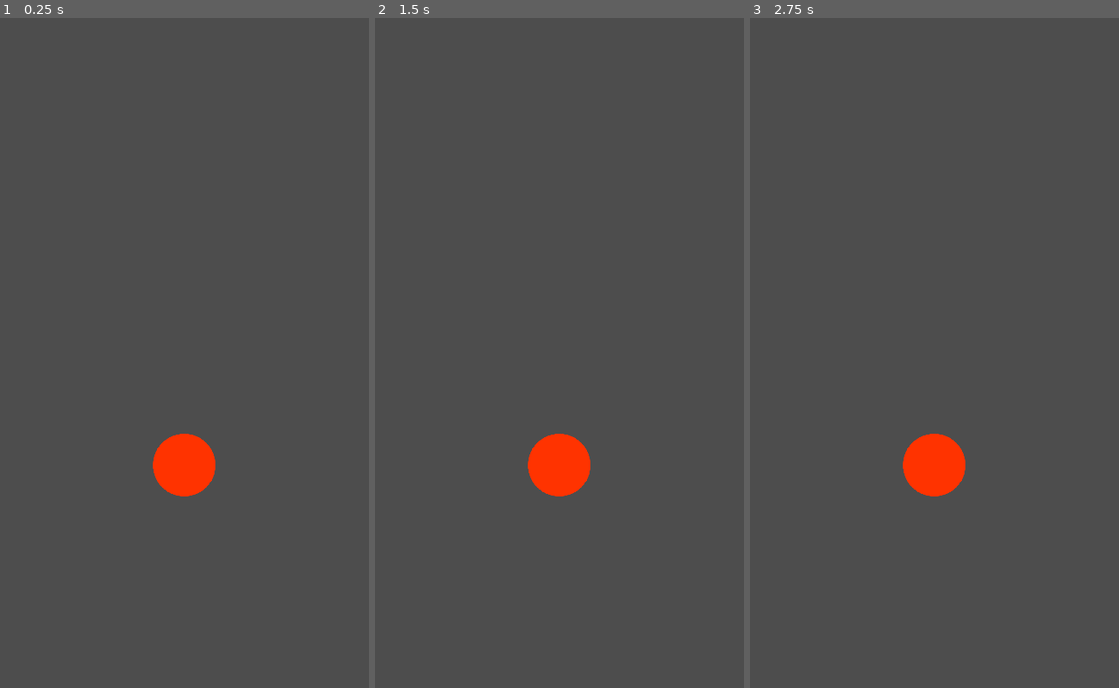
Above: before the commit, frames 1-3 (left to right).
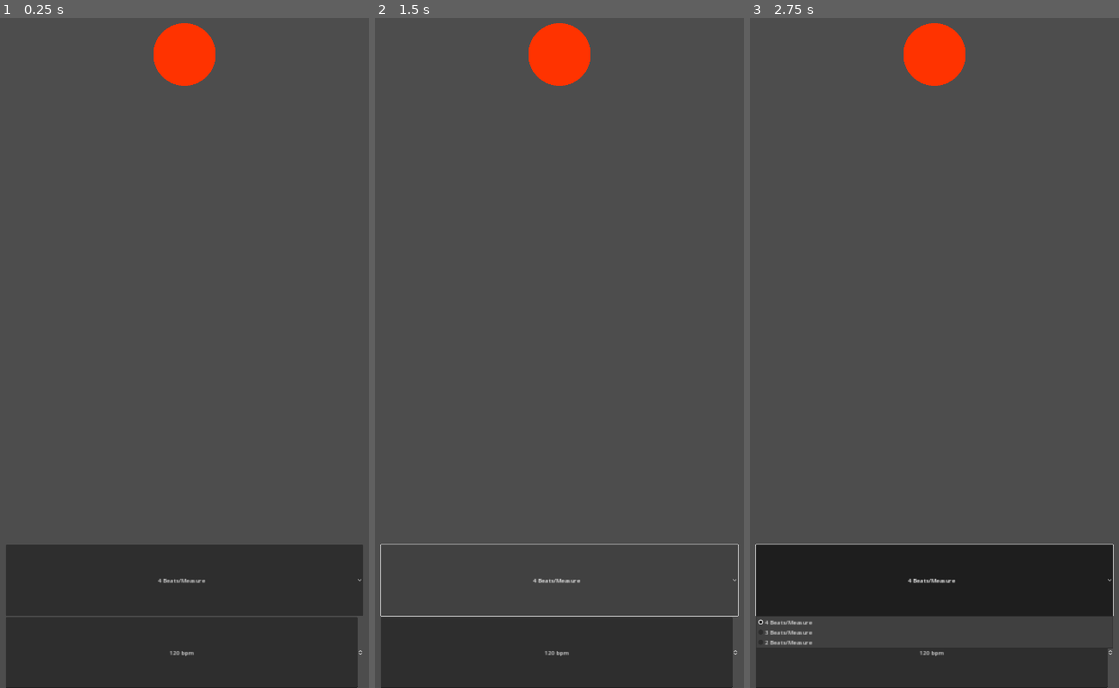
Above: after the commit, the same moments.

Repository: hackerkid27/virtual-conductor
Game: Godot game, scene res://scenes/Main.tscn
Same seed, same stepped clock (60 frames per second), same inputs: the game is played once before the commit and once after it.
Inputs (mouse positions are in pixels of both pictures, inside the frame that each line leads up to):
- Up to frame 1 (0.25 s): no input
- Up to frame 2 (1.5 s): click (559, 580) at 0.5 s, where only the run after the commit has a clickable "4 Beats/Measure"; click (559, 580) at 1.25 s, where only the run after the commit has a clickable "4 Beats/Measure"
- Up to frame 3 (2.75 s): click (934, 580) at 2 s, where only the run after the commit has a clickable "4 Beats/Measure"

The runs differ from the first frame. In frame 1, 23% of the frame differs, in the area x 1-99%, y 0-100%; in frame 2, 13%; in frame 3, 19%.

Commit message:
Add functionality to UI

Diff:
--- a/scenes/Animation.tscn
+++ b/scenes/Animation.tscn
@@ -106,9 +106,8 @@
 metadata/_edit_group_ = true
 
 [node name="PathFollow2D" type="PathFollow2D" parent="Beat4"]
-position = Vector2(539.213, 1297.24)
-rotation = -2.52516
-progress = 1153.02
+position = Vector2(540, 150)
+rotation = 1.5708
 
 [node name="Sprite2D" type="Sprite2D" parent="Beat4/PathFollow2D"]
 texture = ExtResource("1_ehj0r")
@@ -131,9 +130,9 @@
 metadata/_edit_group_ = true
 
 [node name="PathFollow2D" type="PathFollow2D" parent="Beat2"]
-position = Vector2(662.807, 1094.19)
-rotation = 3.12892
-progress = 1809.77
+position = Vector2(599.331, 1219.24)
+rotation = 0.0168
+progress = 1199.67
 
 [node name="Sprite2D" type="Sprite2D" parent="Beat2/PathFollow2D"]
 texture = ExtResource("1_ehj0r")
--- a/scenes/Main.tscn
+++ b/scenes/Main.tscn
@@ -8,6 +8,8 @@
 script = ExtResource("1_2vrvv")
 
 [node name="UI" parent="." instance=ExtResource("1_6jwns")]
+offset_right = 1080.0
+offset_bottom = 1920.0
 
 [node name="Animation" parent="." instance=ExtResource("3_mh4lp")]
 
--- a/scripts/main.gd
+++ b/scripts/main.gd
@@ -1,14 +1,25 @@
 extends Node2D
 
 
-# Called when the node enters the scene tree for the first time.
+@onready var animator = $Animation
+@onready var four_beat = animator.get_node("Beat4")
+@onready var three_beat = animator.get_node("Beat3")
+@onready var two_beat = animator.get_node("Beat2")
+@onready var animations = ["beat-4", "beat-3", "beat-2"]
+@onready var animation_nodes = [four_beat, three_beat, two_beat]
+
+
 func _ready() -> void:
-	pass # Replace with function body.
+	animator.play("beat-4")
 
 
 func _on_ui_beat_changed(new_beat: int) -> void:
-	pass # Replace with function body.
+	for animation in animation_nodes:
+		animation.hide()
+	animator.current_animation = animations[new_beat]
+	animation_nodes[new_beat].show()
 
 
 func _on_ui_tempo_changed(new_tempo: int) -> void:
-	pass # Replace with function body.
+	var new_tempo_float: float = new_tempo
+	animator.speed_scale = new_tempo_float / 120
